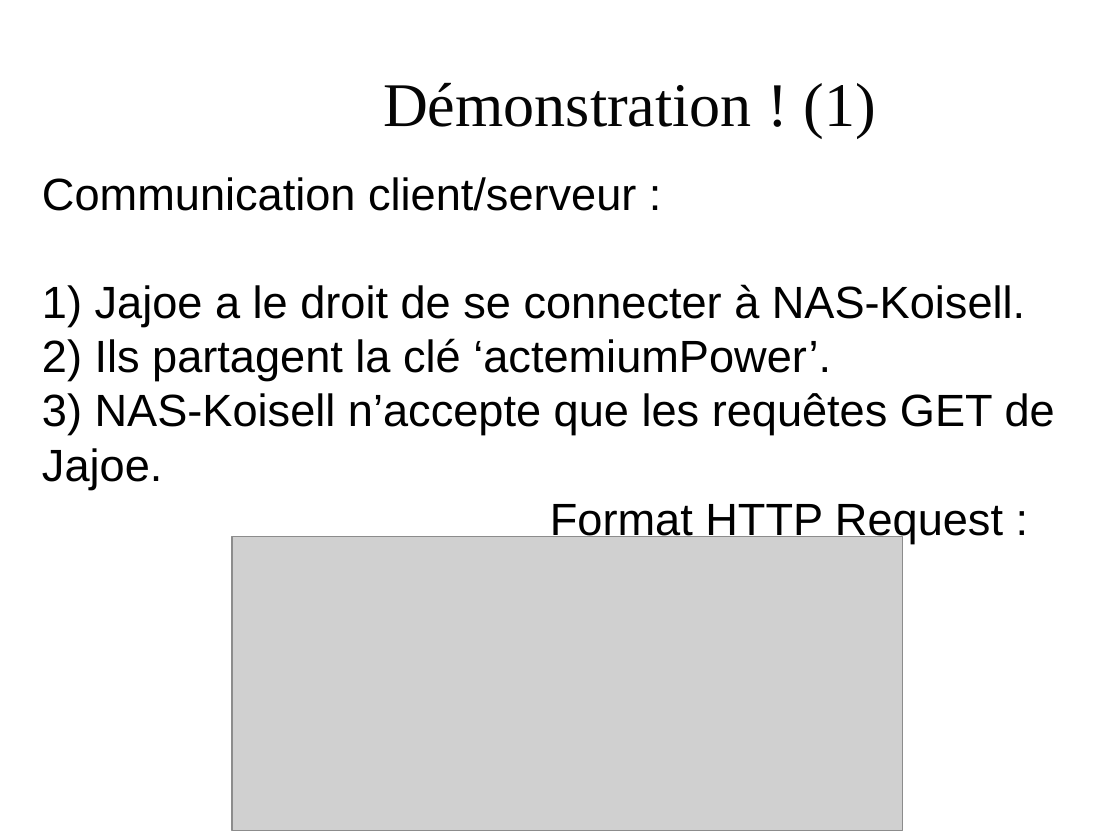
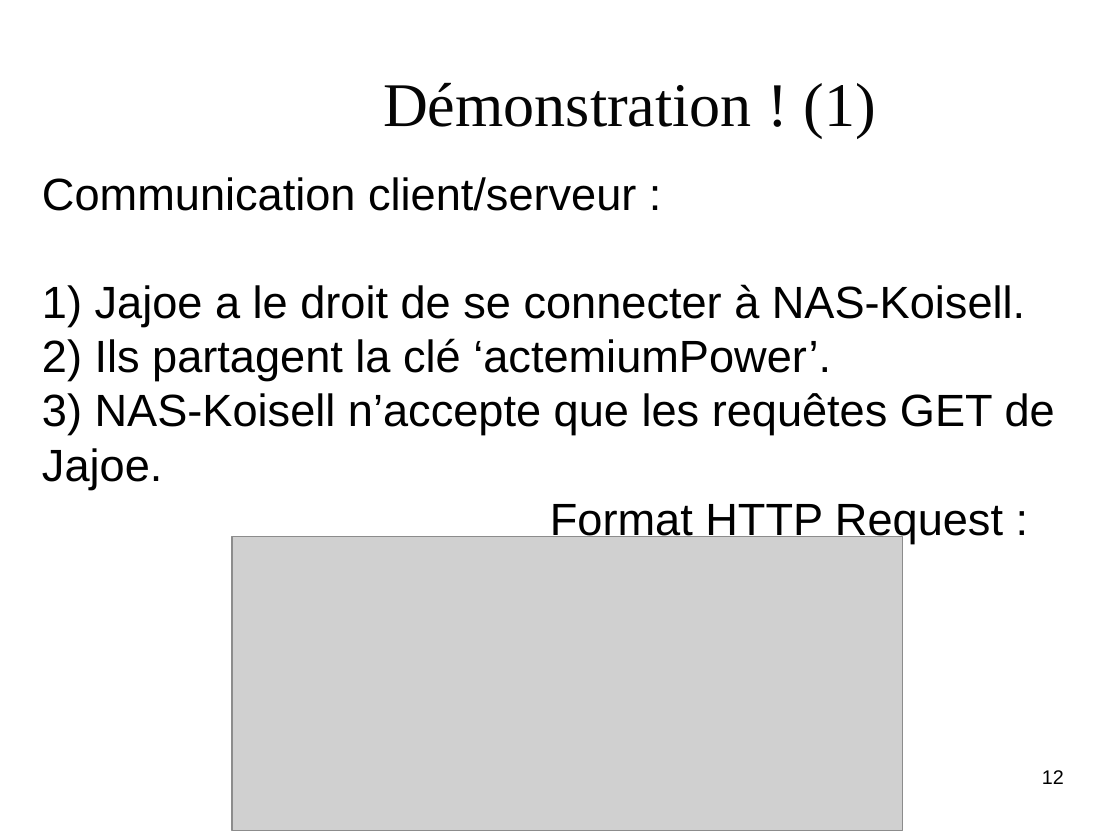
Before and after one commit to jajoe/HMAC, a slide deck: slide 12 of doc/presentation.odp. Drawn at 1120x840 pixels with LibreOffice and Linux fonts; fonts in the diff are those of the drawing; grey boxes stand for pictures; background and template pictures are left out. Boxes give left, top, right and bottom in pixels: in the first picture for what was removed or moved away, otherwise in the second. Text is boxed around its words. In the diff, an @@ line names an element or a change of style, - is before the commit and + after.

```diff
--- a/doc/presentation.odp
+++ b/doc/presentation.odp
@@ page number added at <box>1042,770,1064,784</box>, 14 pt, text #000000 @@
+12
```
Also in this commit, not shown: 17 other slides changed, 1 other file.
